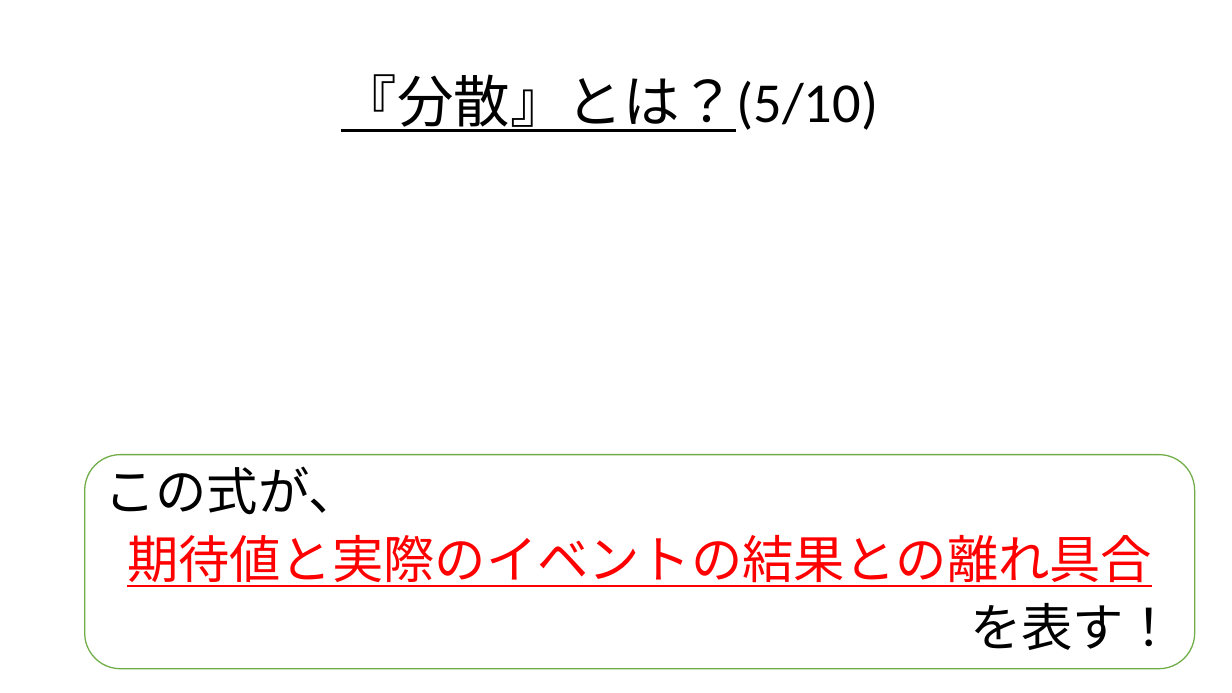
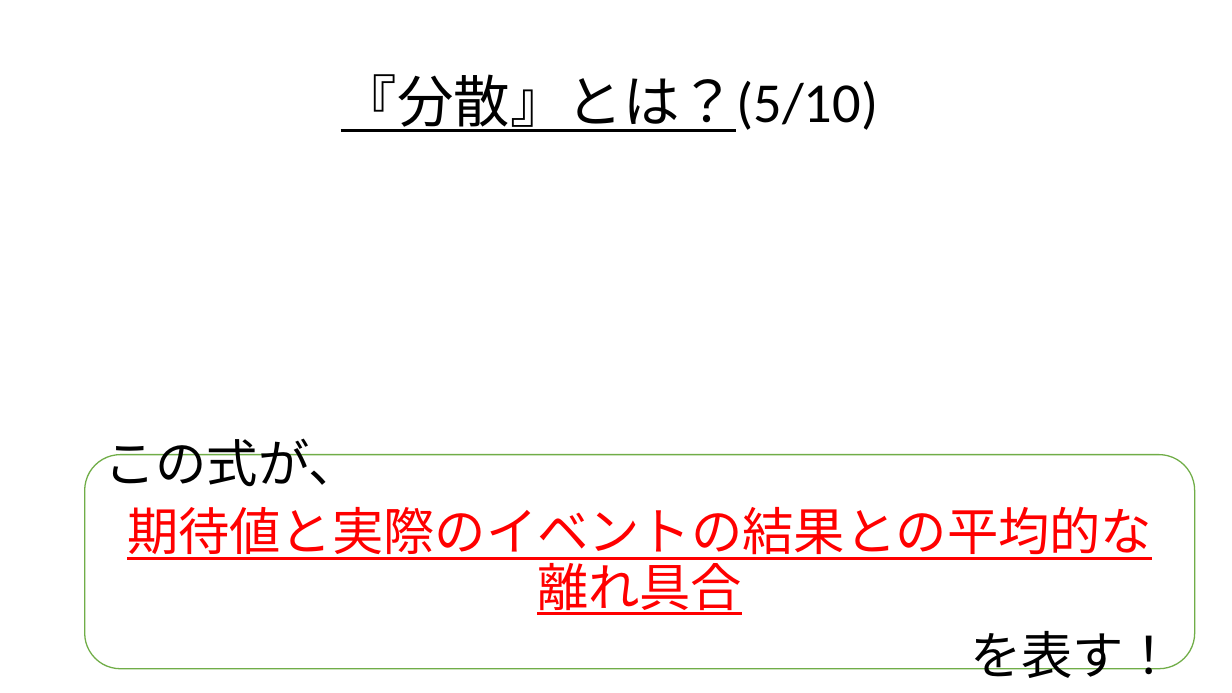
Before and after one commit to Ryo-KATAYAMA/Senior_Project, a slide deck: slide 106 of Chapter4_1.pptx (slide 105 before the commit). Drawn at 1232x693 pixels with LibreOffice and Linux fonts; fonts in the diff are those of the drawing; grey boxes stand for pictures. Boxes give left, top, right and bottom in pixels: in the first picture for what was removed or moved away, otherwise in the second. Text is boxed around its words. In the diff, an @@ line names an element or a change of style, - is before the commit and + after.

Commit message:
コメント追加、一部テキスト・図訂正&レイアウト修正

```diff
--- a/Chapter4_1.pptx
+++ b/Chapter4_1.pptx
@@ text in rounded rectangle at bbox=[127, 507, 1152, 615]: text changed @@
-期待値と実際のイベントの結果との離れ具合
+期待値と実際のイベントの結果との平均的な離れ具合
```
Also in this commit, not shown: 13 other slides changed, 1 slide added.
